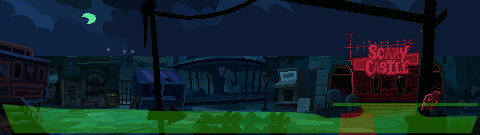
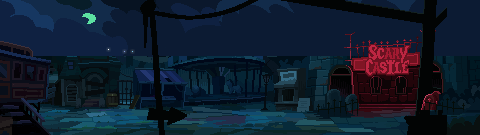
Layered file, before and after one edit (w=480, h=135). Changes by layer:
hid group "Areas" (3 layers) over [2, 103, 478, 135]
removed layer "ForegroundBushes.png" from group "Props" over [195, 110, 290, 124]
renamed "Background" to "Layer 1", painted on it over [2, 103, 478, 135]
